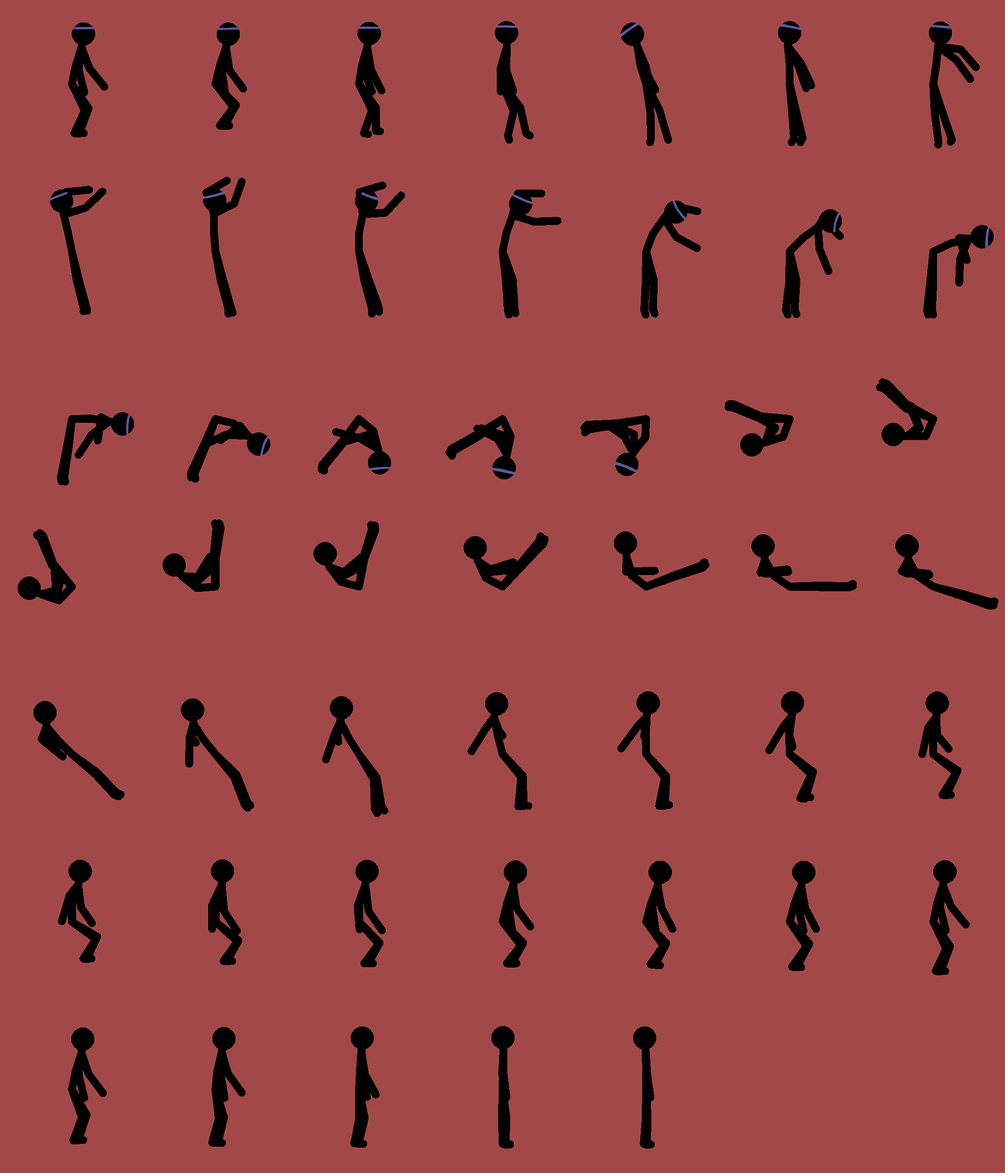
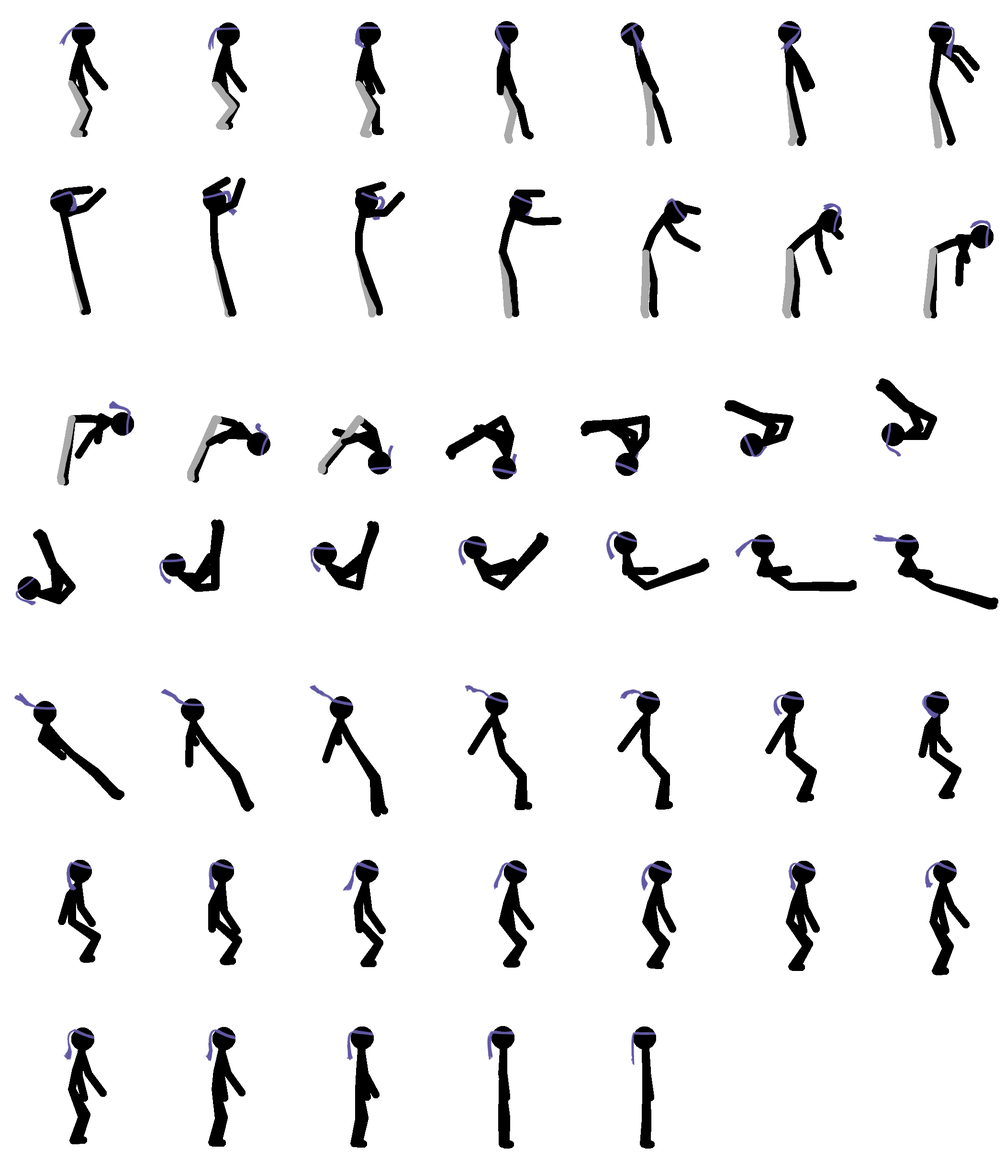
Two versions of the same layered image (1005px x 1173px). Layer-by-layer changes:
painted on "jump46" over [73, 27, 656, 1066]
painted on "jump39" over [641, 862, 799, 892]
painted on "jump38" over [493, 861, 528, 895]
painted on "jump37" over [342, 861, 379, 892]
painted on "jump30" over [309, 682, 354, 707]
painted on "jump18" over [635, 440, 746, 474]
painted on "jump16" over [317, 415, 395, 475]
painted on "jump15" over [187, 415, 270, 482]
painted on "jump14" over [56, 400, 132, 486]
painted on "jump13" over [923, 219, 992, 319]
painted on "jump12" over [782, 203, 843, 319]
painted on "jump11" over [640, 197, 676, 319]
painted on "jump10" over [499, 209, 532, 319]
painted on "jump09" over [356, 195, 386, 318]
painted on "jump08" over [213, 190, 238, 318]
painted on "jump07" over [62, 191, 84, 316]
painted on "jump06" over [930, 26, 956, 149]
painted on "jump05" over [780, 27, 802, 147]
painted on "jump04" over [630, 25, 655, 147]
painted on "jump03" over [356, 25, 518, 144]
painted on "jump02" over [354, 25, 377, 138]
painted on "jump01" over [207, 26, 238, 130]
painted on "jump00" over [58, 26, 90, 138]
removed layer "Capa 1" over [0, 0, 1005, 1173]
…and 24 more changes (24 painted)
